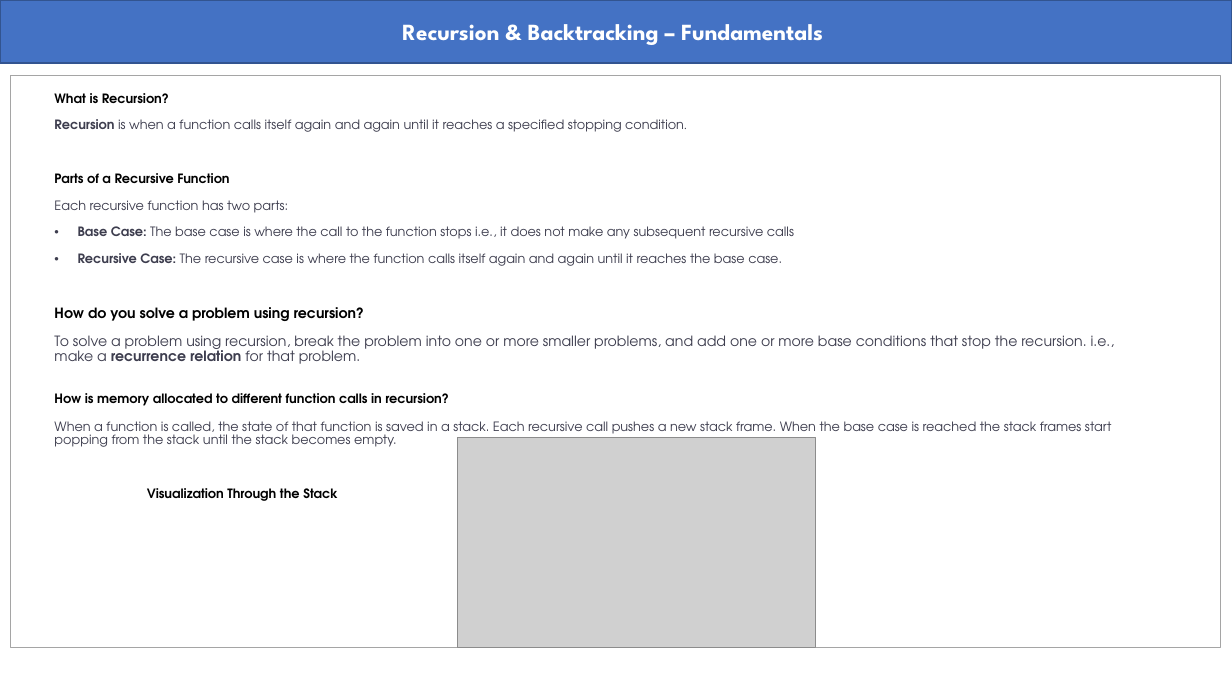
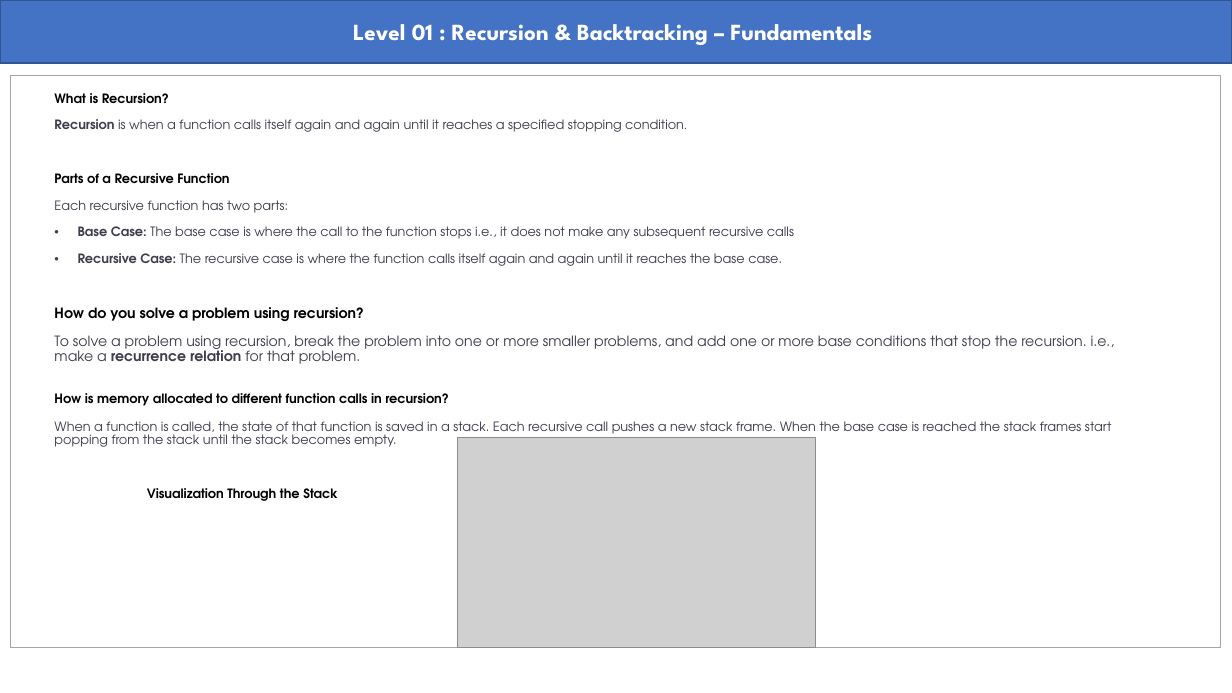
Before and after one commit to abmishra1234/4AM_Club_Coding, a slide deck: slide 1 of RecursionAndBacktracking/Recursion_Backtracking.pptx. Drawn at 1232x693 pixels with LibreOffice and Linux fonts; fonts in the diff are those of the drawing; grey boxes stand for pictures. Boxes give left, top, right and bottom in pixels: in the first picture for what was removed or moved away, otherwise in the second. Text is boxed around its words. In the diff, an @@ line names an element or a change of style, - is before the commit and + after.

Commit message:
Characterised as Level 01 - Completed

```diff
--- a/RecursionAndBacktracking/Recursion_Backtracking.pptx
+++ b/RecursionAndBacktracking/Recursion_Backtracking.pptx
@@ text in rectangle at (353, 24, 872, 45): text changed @@
-Recursion & Backtracking – Fundamentals
+Level 01 : Recursion & Backtracking – Fundamentals
```
